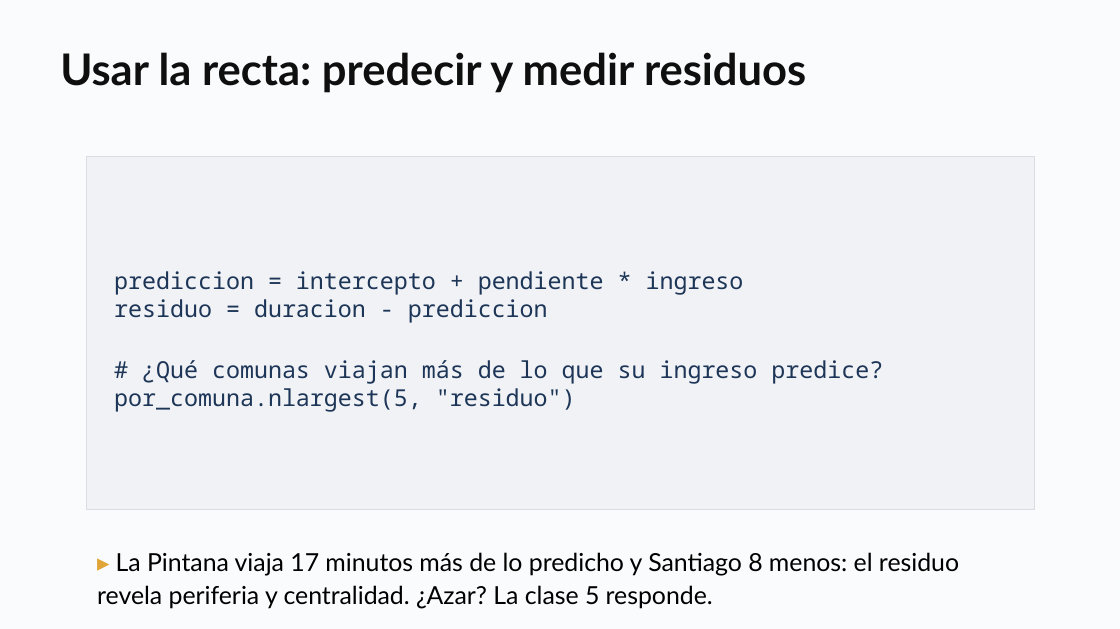
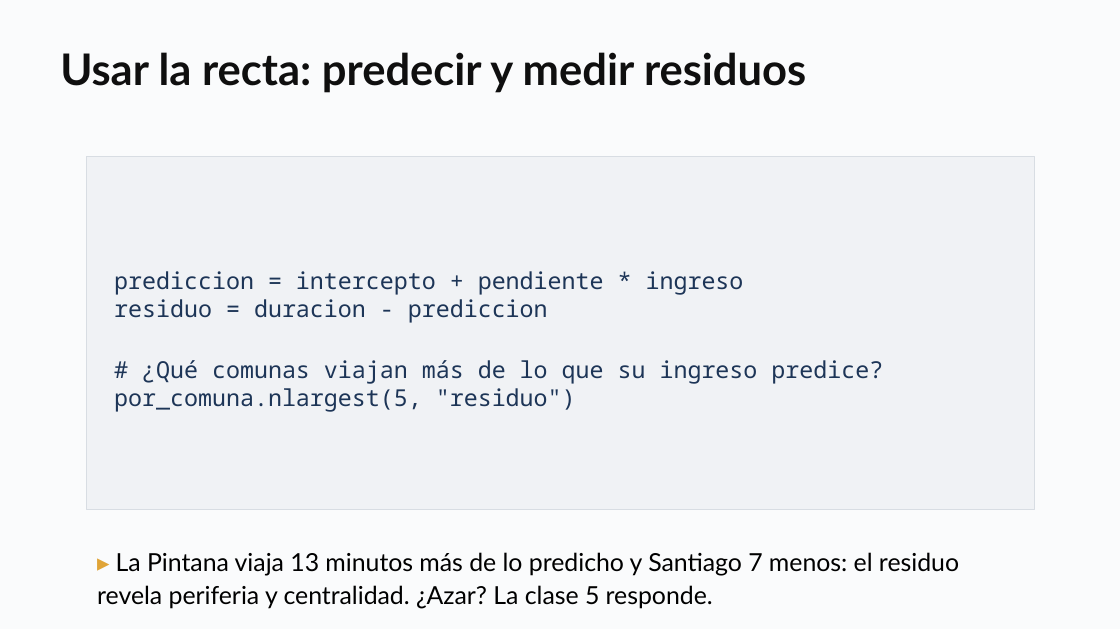
Before and after one commit to daniopitz/diplomado-cdd, a slide deck: slide 33 of presentaciones/clase03_eda_bivariado.pptx (slide 32 before the commit). Drawn at 1120x629 pixels with LibreOffice and Linux fonts; fonts in the diff are those of the drawing. Boxes give left, top, right and bottom in pixels: in the first picture for what was removed or moved away, otherwise in the second. Text is boxed around its words. In the diff, an @@ line names an element or a change of style, - is before the commit and + after.

```diff
--- a/presentaciones/clase03_eda_bivariado.pptx
+++ b/presentaciones/clase03_eda_bivariado.pptx
@@ text at (97, 552, 959, 609): text changed @@
-▸ La Pintana viaja 17 minutos más de lo predicho y Santiago 8 menos: el residuo revela periferia y centralidad. ¿Azar? La clase 5 responde.
+▸ La Pintana viaja 13 minutos más de lo predicho y Santiago 7 menos: el residuo revela periferia y centralidad. ¿Azar? La clase 5 responde.
```
Also in this commit, not shown: 6 other slides changed, 2 slides added, 1 slide removed, 3 other files.
